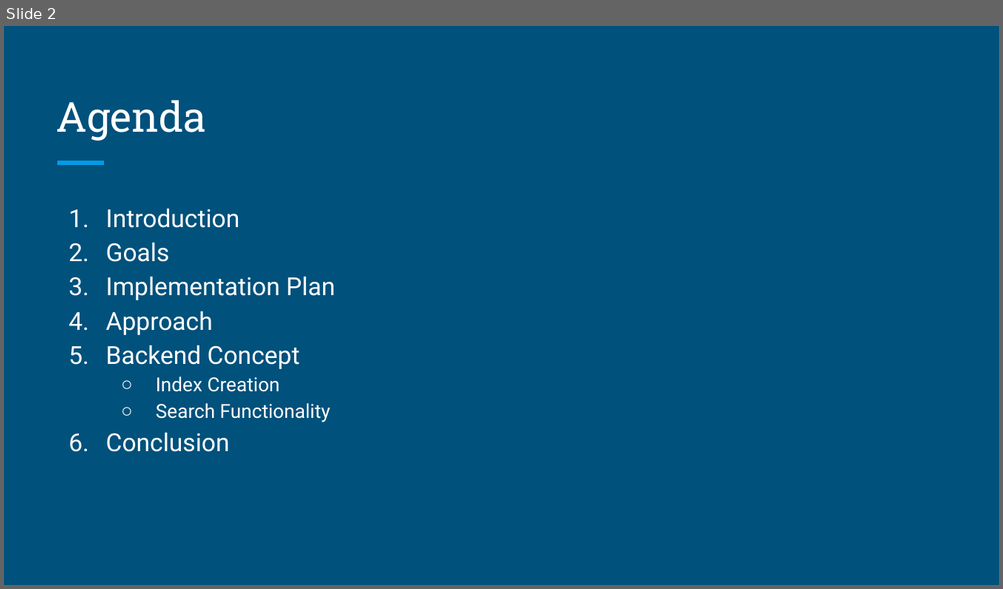
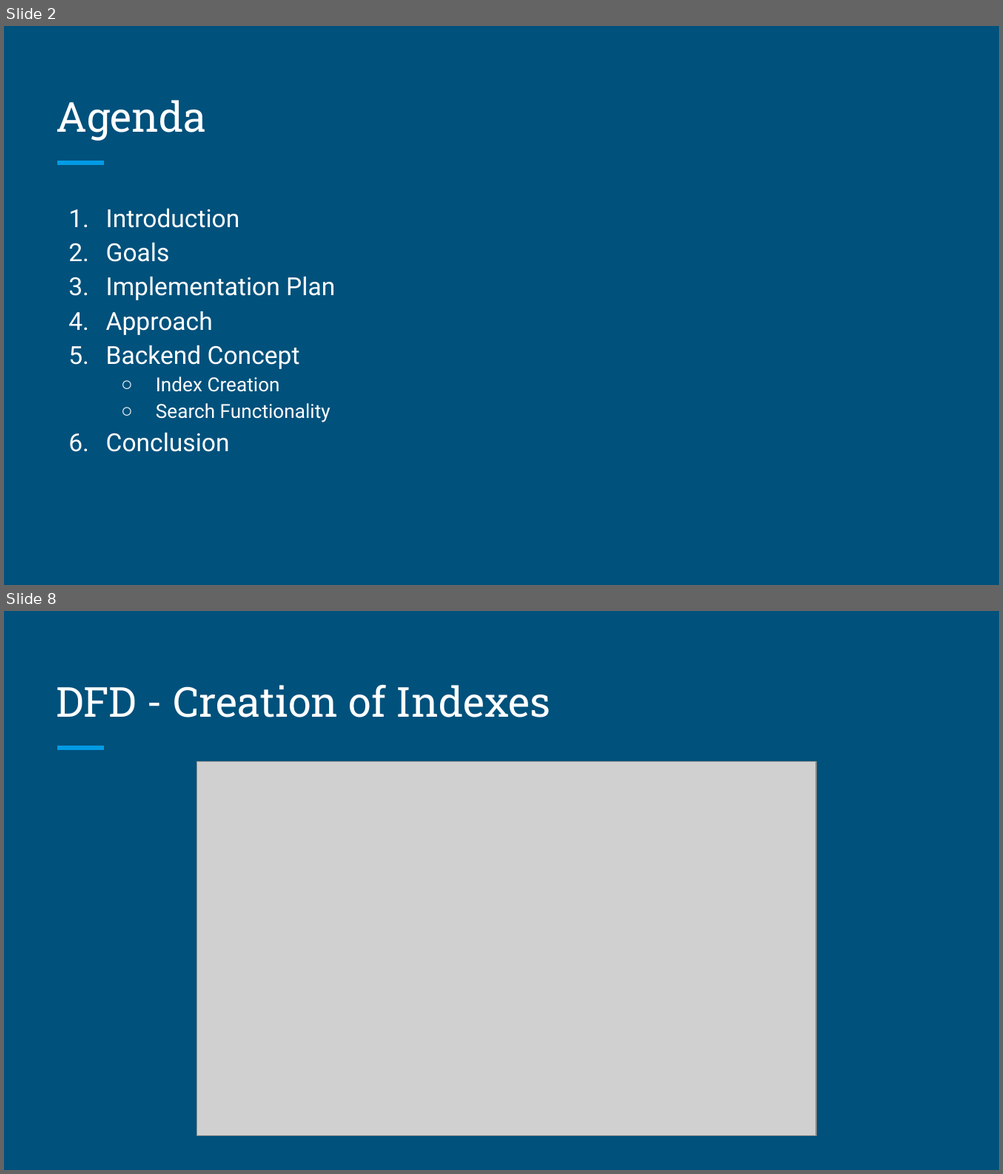
Before and after one commit to mjawadhaider/search-documents, a slide deck: Presentation.pptx. Shown one above the other, each under a label of ours: slide 2 before the commit, slides 2 and 8 after it; the slides between them are not shown. The pictures are 1003x589 and 1003x1174 pixels, drawn with LibreOffice and Linux fonts; fonts in the diff are those of the drawing; grey boxes stand for pictures. Boxes give left, top, right and bottom in pixels: in the first picture for what was removed or moved away, otherwise in the second. Text is boxed around its words. In the diff, an @@ line names an element or a change of style, - is before the commit and + after.

```diff
--- a/Presentation.pptx
+++ b/Presentation.pptx
@@ slide 8 added at (4, 611, 999, 1170), background #00517C; not listed: 1 template element that a slide beside it also shows @@
@@ title added at (56, 684, 551, 718), 30 pt, text #FFFFFF @@
+DFD - Creation of Indexes
@@ picture added at (197, 762, 816, 1136) @@
```
Also in this commit, not shown: 5 slides changed, 2 other slides added, 1 slide removed, 5 other files.
